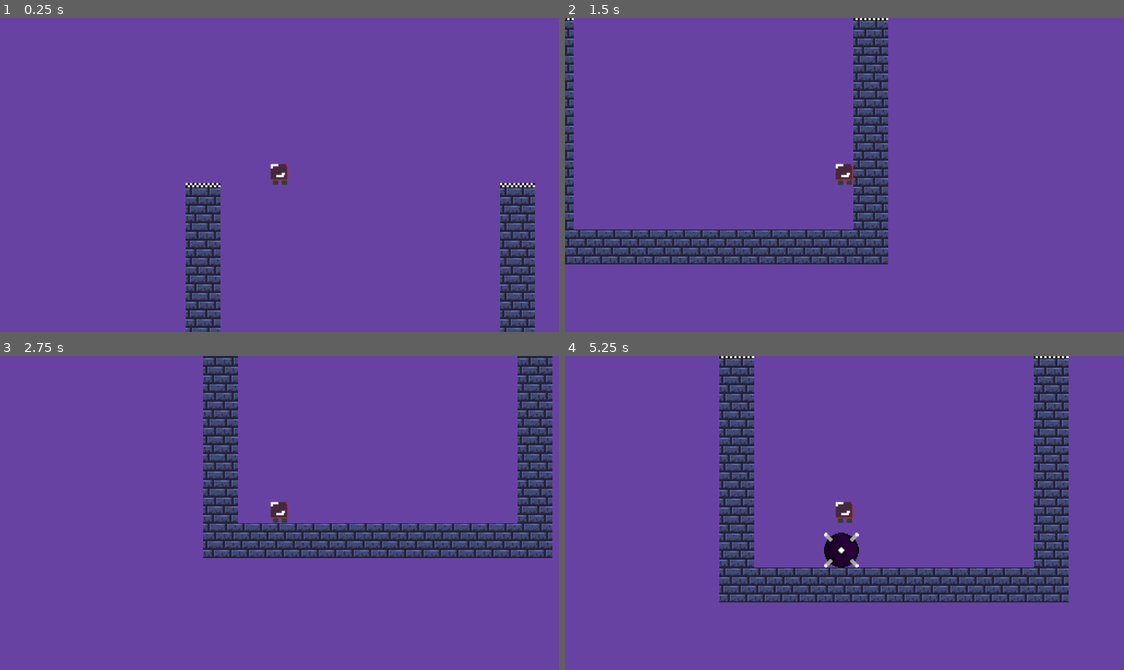
Above: before the commit, frames 1-4 (two rows, left to right).
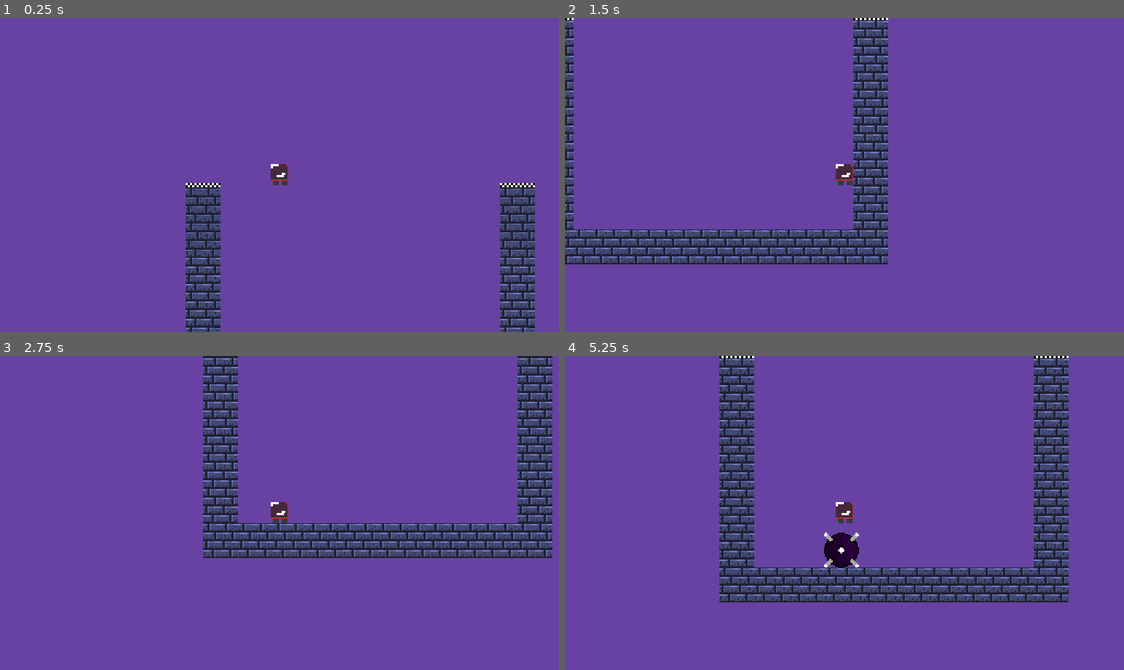
Above: after the commit, the same moments.

Repository: Dgarc359/falling-blocks
Game: Godot game, scene res://scenes/node_2d.tscn
Same seed, same stepped clock (60 frames per second), same inputs: the game is played once before the commit and once after it.
Inputs:
- Up to frame 1 (0.25 s): no input
- Up to frame 2 (1.5 s): hold D (right) from 0.53 s (still down); tap Space (jump) at 0.77 s
- Up to frame 3 (2.75 s): tap Space (jump) at 1.52 s; tap Enter at 2 s; release D (right) at 2.03 s; hold A (left) from 2.03 s (still down)
- Up to frame 4 (5.25 s): release A (left) at 2.78 s; hold D (right) 2.78-4.28 s; tap Space (jump) at 3.02, 3.77, 4.52 s; hold A (left) 4.28-5.03 s; hold D (right) from 5.03 s (still down)

The runs differ from the first frame. In frame 1, 1.1% of the frame differs, in the area x 33-96%, y 46-100%; in frame 2, 1.7%; in frame 3, 1.4%; in frame 4, 2.8%, in the area x 27-91%, y 0-79%.

Commit message:
add new button design and switch texture rendering from linear to nearest

Diff:
--- a/project.godot
+++ b/project.godot
@@ -54,4 +54,5 @@
 
 [rendering]
 
+textures/canvas_textures/default_texture_filter=0
 environment/defaults/default_clear_color=Color(0.406276, 0.259294, 0.637539, 1)
--- a/scenes/death_ui.tscn
+++ b/scenes/death_ui.tscn
@@ -2,7 +2,7 @@
 
 [ext_resource type="Texture2D" uid="uid://cyw46pithryfy" path="res://assets/sprites/you-died-01/you-died.bmp" id="1_e73np"]
 [ext_resource type="Script" path="res://scripts/death_ui.gd" id="1_jive2"]
-[ext_resource type="Texture2D" uid="uid://cj1vti6t4aqkj" path="res://assets/sprites/restart-button/restart.png" id="2_wfhpf"]
+[ext_resource type="Texture2D" uid="uid://302aje7n7iwq" path="res://assets/sprites/restart-button/restartbutton.png" id="3_plpft"]
 
 [node name="DeathUI" type="Control"]
 layout_mode = 3
@@ -20,13 +20,13 @@
 
 [node name="RestartButton" type="Button" parent="."]
 layout_mode = 0
-offset_left = 106.0
-offset_top = 85.0
-offset_right = 146.0
-offset_bottom = 125.0
+offset_left = 93.0
+offset_top = 67.0
+offset_right = 165.0
+offset_bottom = 139.0
 focus_mode = 0
 action_mode = 0
-icon = ExtResource("2_wfhpf")
+icon = ExtResource("3_plpft")
 flat = true
 
 [connection signal="pressed" from="RestartButton" to="." method="_on_restart_button_pressed"]
Binary file added: assets/sprites/restart-button/restartbutton.png
Not shown, added: assets/sprites/restart-button/restartbutton.png.import
